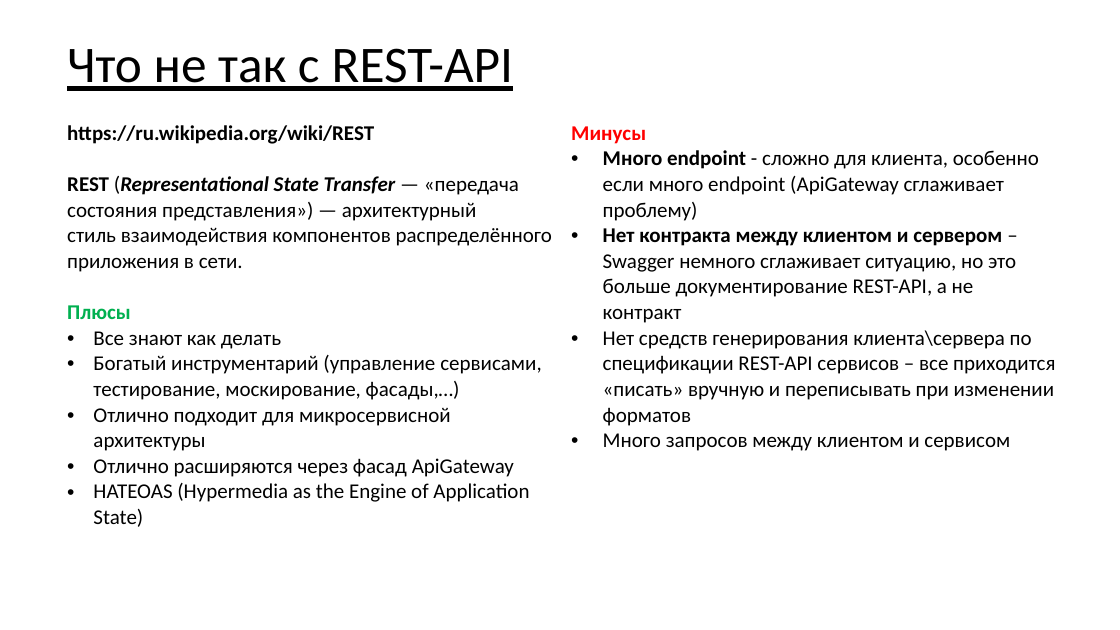
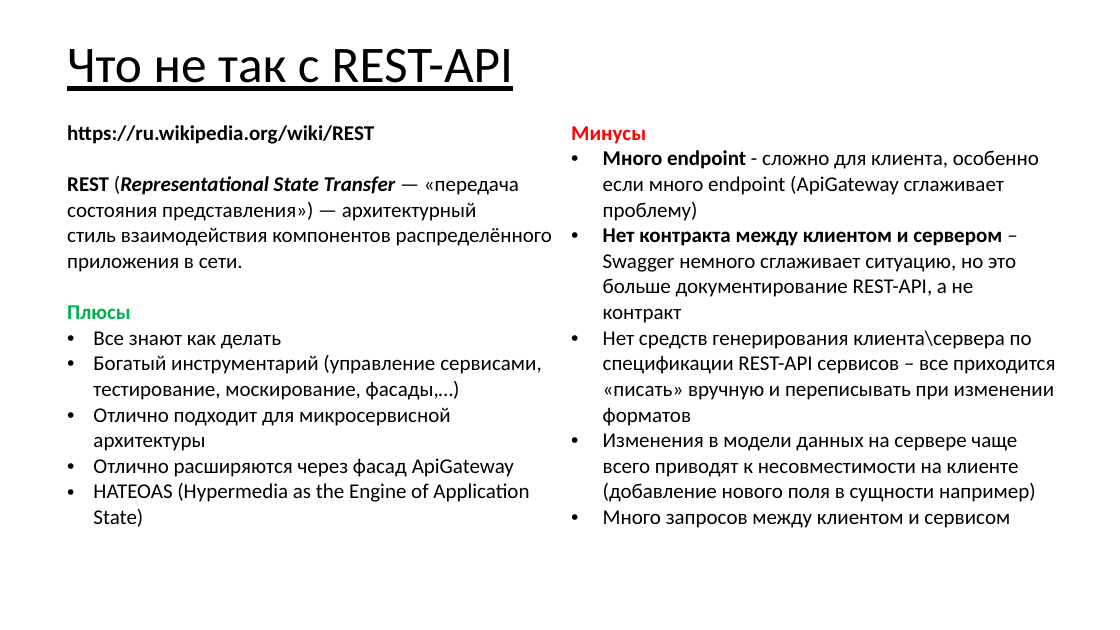
Before and after one commit to asbeseda/graphql-demo, a slide deck: slide 9 of graphql-spring-node.pptx. Drawn at 1120x630 pixels with LibreOffice and Linux fonts; fonts in the diff are those of the drawing. Boxes give left, top, right and bottom in pixels: in the first picture for what was removed or moved away, otherwise in the second. Text is boxed around its words. In the diff, an @@ line names an element or a change of style, - is before the commit and + after.

```diff
--- a/graphql-spring-node.pptx
+++ b/graphql-spring-node.pptx
@@ table at bbox=[59, 116, 1065, 553] @@
-row 1, column 2: Минусы / Много endpoint - cложно для клиента, особенно если много endpoint (ApiGateway сглаживает проблему) / Нет контракта между клиентом и сервером – Swagger немного сглаживает ситуацию, но это больше документирование REST-API, а не контракт / Нет средств генерирования клиента\сервера по спецификации REST-API сервисов – все приходится «писать» вручную и переписывать при изменении форматов / Много запросов между клиентом и сервисом
+row 1, column 2: Минусы / Много endpoint - cложно для клиента, особенно если много endpoint (ApiGateway сглаживает проблему) / Нет контракта между клиентом и сервером – Swagger немного сглаживает ситуацию, но это больше документирование REST-API, а не контракт / Нет средств генерирования клиента\сервера по спецификации REST-API сервисов – все приходится «писать» вручную и переписывать при изменении форматов / Изменения в модели данных на сервере чаще всего приводят к несовместимости на клиенте (добавление нового поля в сущности например) / Много запросов между клиентом и сервисом
```
Also in this commit, not shown: 3 other files.
